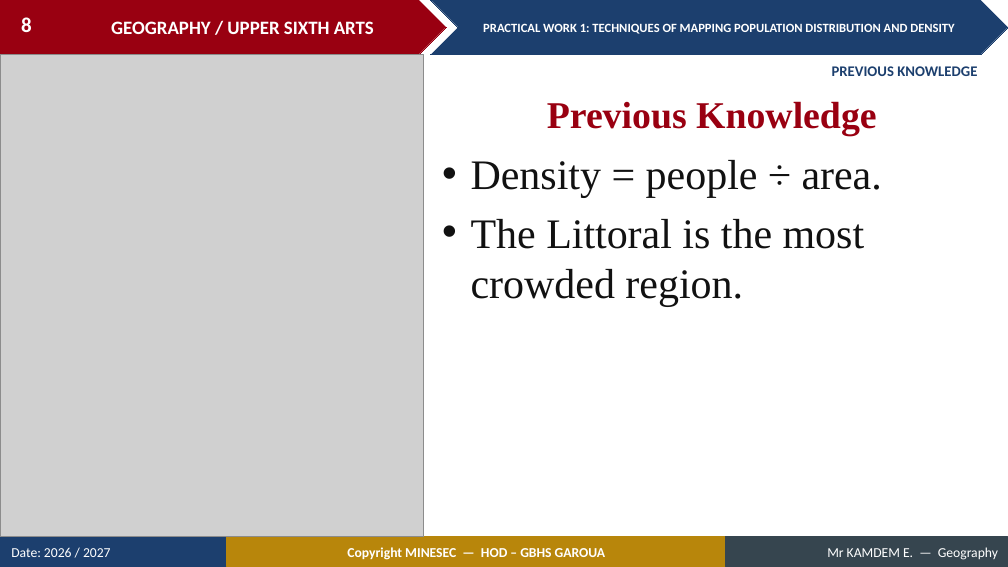
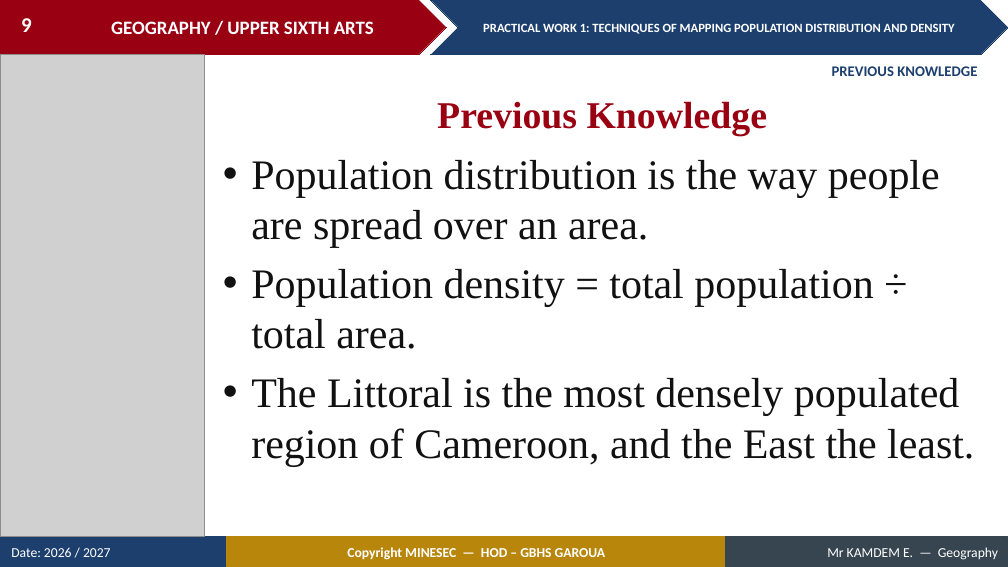
Before and after one commit to Berthautk/linea-github, a slide deck: slide 9 of lecons/USA/Population Geography/03_USA_POP_PW01_Techniques_of_Mapping_Population_Distribution_and_Density.pptx (slide 8 before the commit). Drawn at 1008x567 pixels with LibreOffice and Linux fonts; fonts in the diff are those of the drawing; grey boxes stand for pictures. Boxes give left, top, right and bottom in pixels: in the first picture for what was removed or moved away, otherwise in the second. Text is boxed around its words. In the diff, an @@ line names an element or a change of style, - is before the commit and + after.

```diff
--- a/lecons/USA/Population Geography/03_USA_POP_PW01_Techniques_of_Mapping_Population_Distribution_and_Density.pptx
+++ b/lecons/USA/Population Geography/03_USA_POP_PW01_Techniques_of_Mapping_Population_Distribution_and_Density.pptx
@@ page number at (x1=21, y1=18, x2=32, y2=32): text changed @@
-8
+9
@@ picture resized from (x1=0, y1=54, x2=423, y2=537) to (x1=0, y1=54, x2=204, y2=537) @@
@@ text "Previous Knowledge" moved from (x1=547, y1=101, x2=876, y2=136) to (x1=437, y1=101, x2=767, y2=136) @@
@@ text at (x1=251, y1=160, x2=974, y2=466): text changed @@
-• Density = people ÷ area.
-• The Littoral is the most crowded region.
+• Population distribution is the way people are spread over an area.
+• Population density = total population ÷ total area.
+• The Littoral is the most densely populated region of Cameroon, and the East the least.
```
Also in this commit, not shown: 36 other slides changed, 32 slides added, 10 slides removed, 9 other files.
